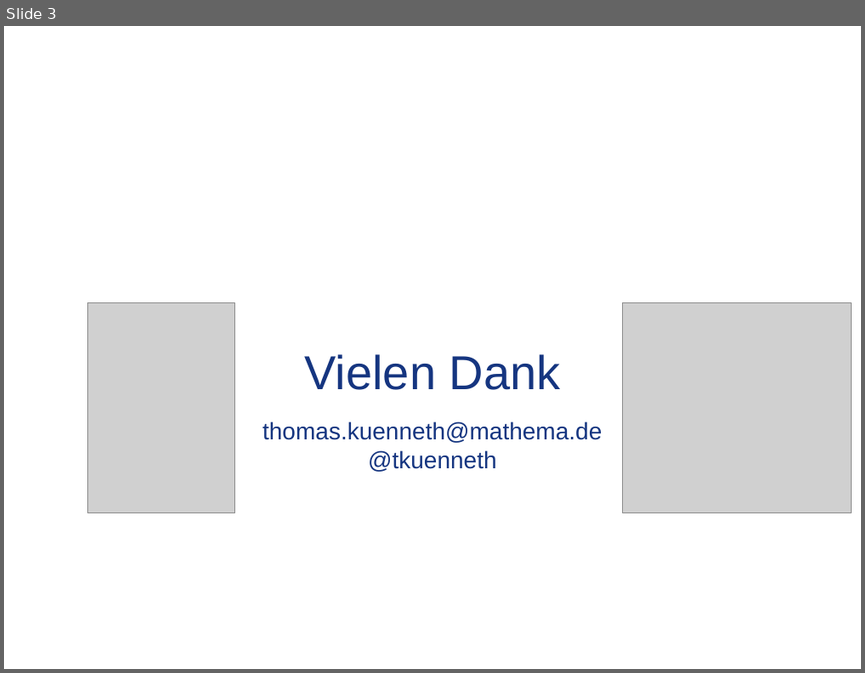
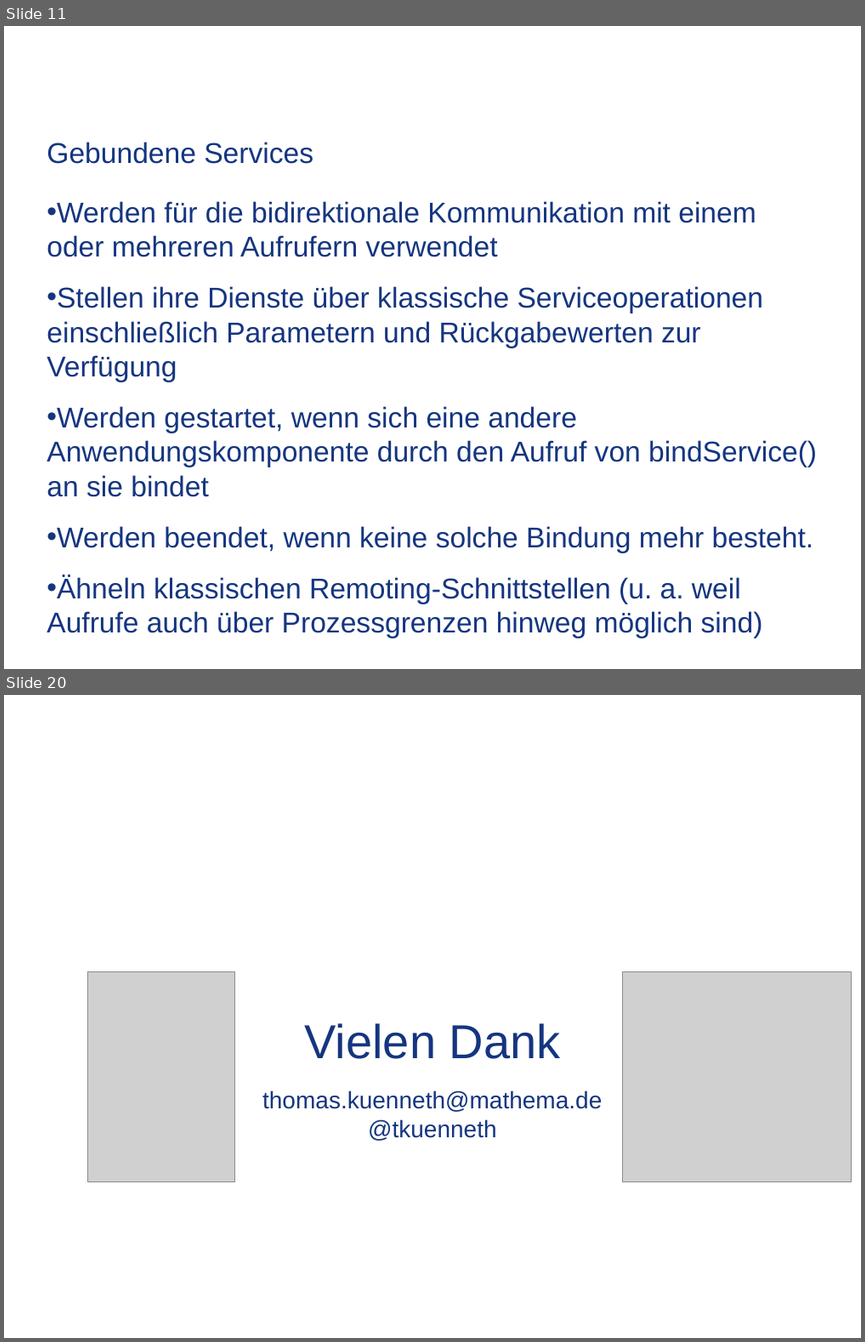
Before and after one commit to tkuenneth/Xamarin_Talks, a slide deck: Slides/DWX 2017.pptx. Shown one above the other, each under a label of ours: slide 3 before the commit, slides 11 and 20 after it; the slides between them are not shown. The pictures are 865x673 and 865x1342 pixels, drawn with LibreOffice and Linux fonts; fonts in the diff are those of the drawing; grey boxes stand for pictures; background and template pictures are left out. Boxes give left, top, right and bottom in pixels: in the first picture for what was removed or moved away, otherwise in the second. Text is boxed around its words. In the diff, an @@ line names an element or a change of style, - is before the commit and + after.

```diff
--- a/Slides/DWX 2017.pptx
+++ b/Slides/DWX 2017.pptx
@@ slide 11 added at box(4, 26, 861, 669), background picture (left out) @@
@@ title added at box(46, 142, 313, 164), 24 pt, text #153580 @@
+Gebundene Services
@@ text added at box(46, 201, 817, 638), 24 pt, text #153580 @@
+• Werden für die bidirektionale Kommunikation mit einem oder mehreren Aufrufern verwendet
+• Stellen ihre Dienste über klassische Serviceoperationen einschließlich Parametern und Rückgabewerten zur Verfügung
+• Werden gestartet, wenn sich eine andere Anwendungskomponente durch den Aufruf von bindService() an sie bindet
+• Werden beendet, wenn keine solche Bindung mehr besteht.
+• Ähneln klassischen Remoting-Schnittstellen (u. a. weil Aufrufe auch über Prozessgrenzen hinweg möglich sind)
@@ what was slide 3 is now slide 20 @@
```
Also in this commit, not shown: 16 other slides added.
